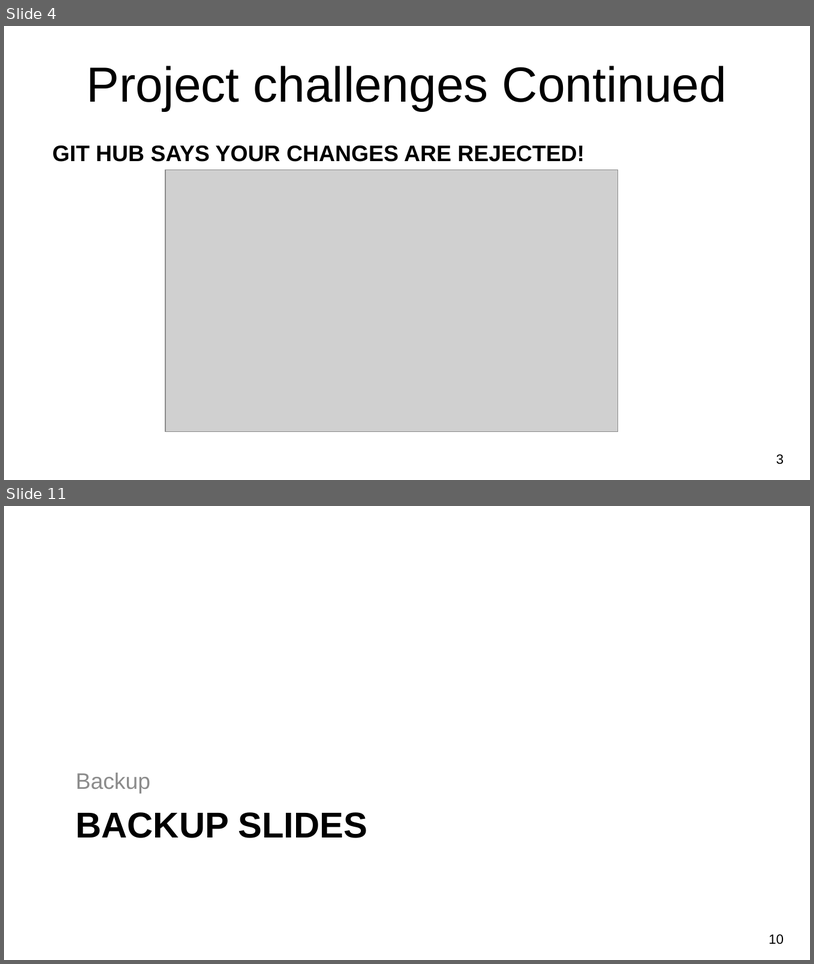
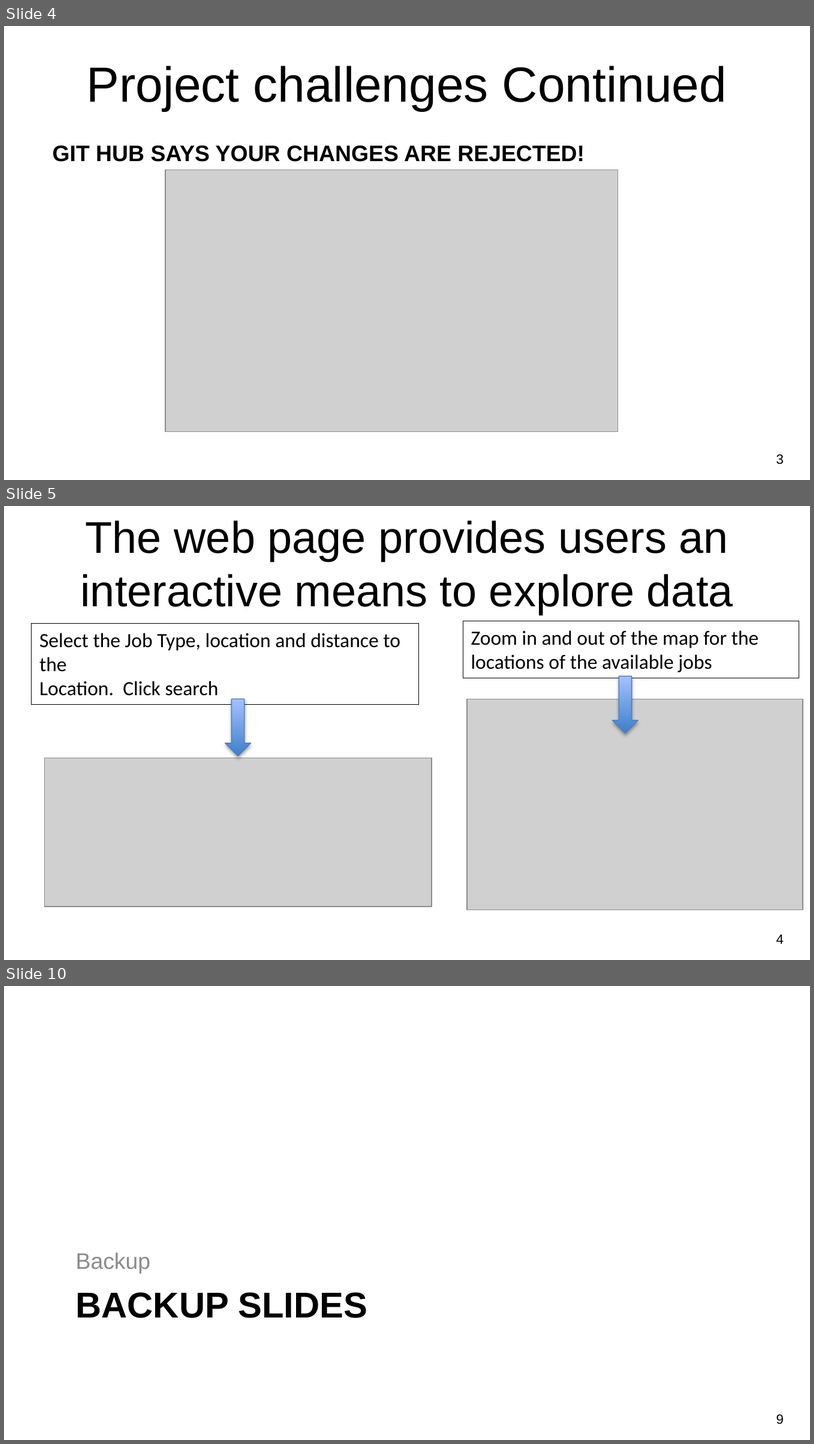
Before and after one commit to owenmeyer3/job-search-challenge, a slide deck: NU-Project2_Jobs Analysis.pptx. Shown one above the other, each under a label of ours: slides 4 and 11 before the commit, slides 4, 5 and 10 after it; the slides between them are not shown. The pictures are 814x964 and 814x1444 pixels, drawn with LibreOffice and Linux fonts; fonts in the diff are those of the drawing; grey boxes stand for pictures; background and template pictures are left out. Boxes give left, top, right and bottom in pixels: in the first picture for what was removed or moved away, otherwise in the second. Text is boxed around its words. In the diff, an @@ line names an element or a change of style, - is before the commit and + after.

```diff
--- a/NU-Project2_Jobs Analysis.pptx
+++ b/NU-Project2_Jobs Analysis.pptx
@@ slide 5 added at bbox=[4, 506, 810, 960], background picture (left out) @@
@@ title added at bbox=[81, 520, 734, 614], 39.6 pt, text #000000 @@
+The web page provides users an interactive means to explore data
@@ rectangle added at bbox=[32, 623, 419, 705], outline #000000 0.75 pt, 18 pt, text #000000 @@
+Select the Job Type, location and distance to the
+Location. Click search
@@ rectangle added at bbox=[463, 621, 799, 678], outline #000000 0.75 pt, 18 pt, text #000000 @@
+Zoom in and out of the map for the locations of the available jobs
@@ down arrow added at bbox=[613, 676, 639, 733], fill gradient #3F80CE to #A4C4FF, outline #4B7EBC 0.75 pt @@
@@ down arrow added at bbox=[225, 699, 251, 756], fill gradient #3F80CE to #A4C4FF, outline #4B7EBC 0.75 pt @@
@@ picture added at bbox=[467, 699, 803, 909] @@
@@ picture added at bbox=[44, 757, 432, 906] @@
@@ page number added at bbox=[777, 934, 784, 943], 12 pt, text #000000 @@
+4
@@ what was slide 11 is now slide 10 @@
@@ page number at bbox=[777, 1414, 784, 1424]: text changed @@
-10
+9
```
Also in this commit, not shown: 3 slides changed, 3 other slides added, 6 slides removed.
